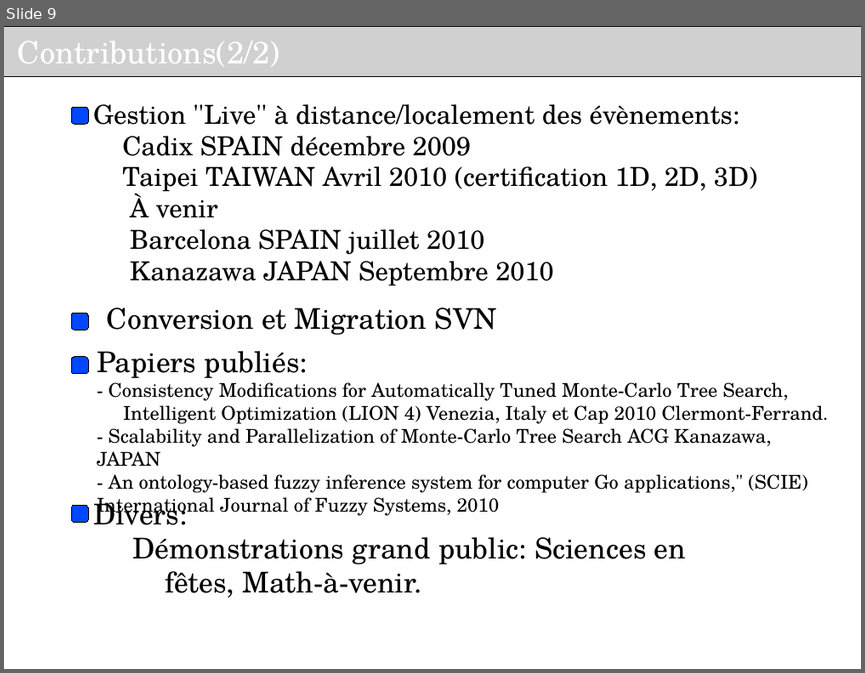
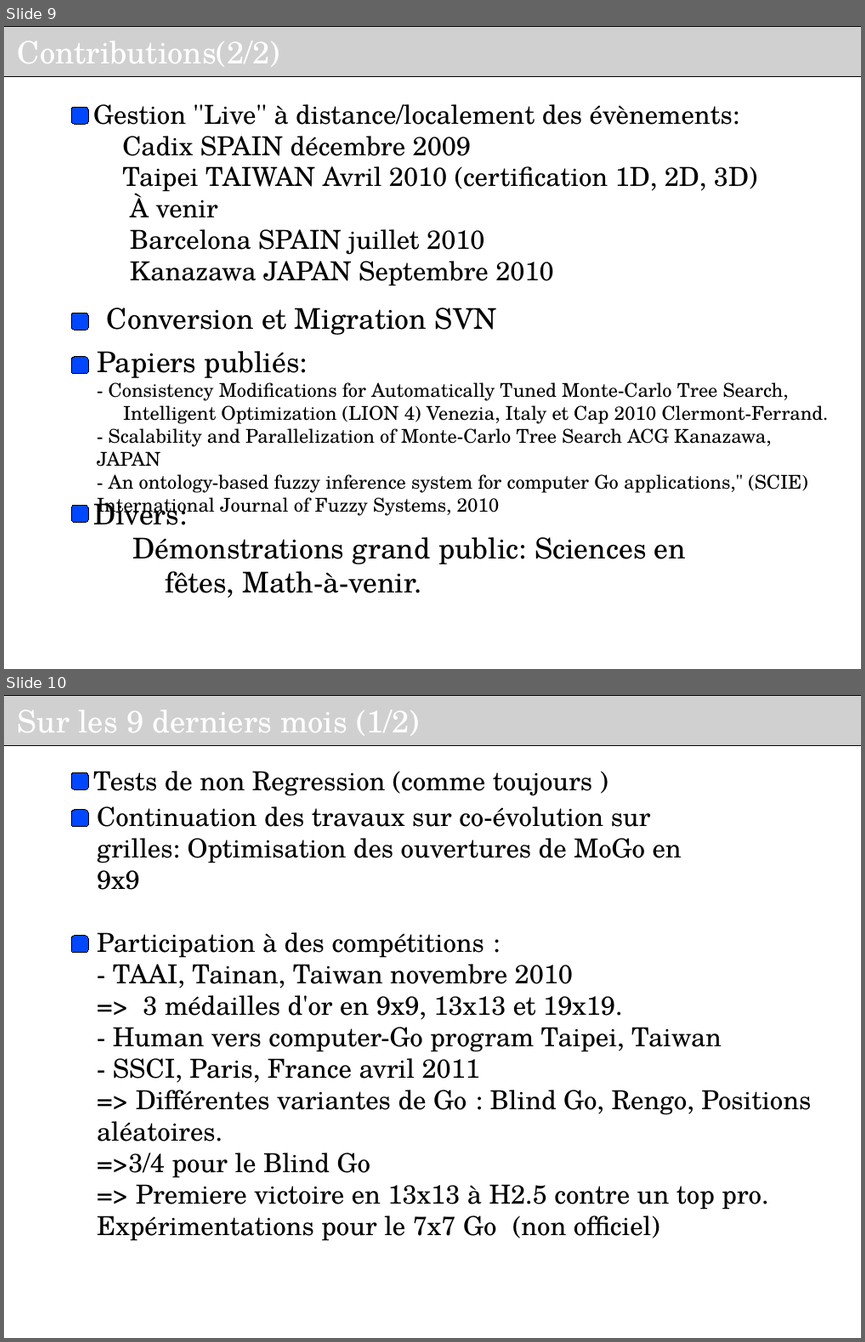
Before and after one commit to haspeleo/Android-Dev, a slide deck: MCTS/Soutenance_INRIA_V2.odp. Shown one above the other, each under a label of ours: slide 9 before the commit, slides 9 and 10 after it. The pictures are 865x673 and 865x1342 pixels, drawn with LibreOffice and Linux fonts; fonts in the diff are those of the drawing; grey boxes stand for pictures; background and template pictures are left out. Boxes give left, top, right and bottom in pixels: in the first picture for what was removed or moved away, otherwise in the second. Text is boxed around its words. In the diff, an @@ line names an element or a change of style, - is before the commit and + after.

```diff
--- a/MCTS/Soutenance_INRIA_V2.odp
+++ b/MCTS/Soutenance_INRIA_V2.odp
@@ slide 10 added at bbox=[4, 695, 861, 1338], background #FFFFFF @@
@@ picture added at bbox=[4, 695, 861, 745], 26 pt, text #FFFFFF @@
+Sur les 9 derniers mois (1/2)
@@ text added at bbox=[93, 771, 592, 796], 22 pt, text #000000 @@
+Tests de non Regression (comme toujours )
@@ rounded rectangle added at bbox=[72, 773, 89, 790], fill #0047FF, outline #000000 0 pt @@
@@ rounded rectangle added at bbox=[72, 810, 89, 827], fill #0047FF, outline #000000 0 pt @@
@@ text added at bbox=[97, 806, 681, 890], 22 pt, text #000000 @@
+Continuation des travaux sur co-évolution sur grilles: Optimisation des ouvertures de MoGo en 9x9
@@ rounded rectangle added at bbox=[72, 936, 89, 953], fill #0047FF, outline #000000 0 pt @@
@@ text added at bbox=[97, 932, 811, 1241], 22 pt, text #000000 @@
+Participation à des compétitions :
+- TAAI, Tainan, Taiwan novembre 2010
+=> 3 médailles d'or en 9x9, 13x13 et 19x19.
+- Human vers computer-Go program Taipei, Taiwan
+- SSCI, Paris, France avril 2011
+=> Différentes variantes de Go : Blind Go, Rengo, Positions aléatoires.
+=>3/4 pour le Blind Go
+=> Premiere victoire en 13x13 à H2.5 contre un top pro.
+Expérimentations pour le 7x7 Go (non officiel)
```
Also in this commit, not shown: 4 slides changed, 2 other slides added, 1 slide removed.
